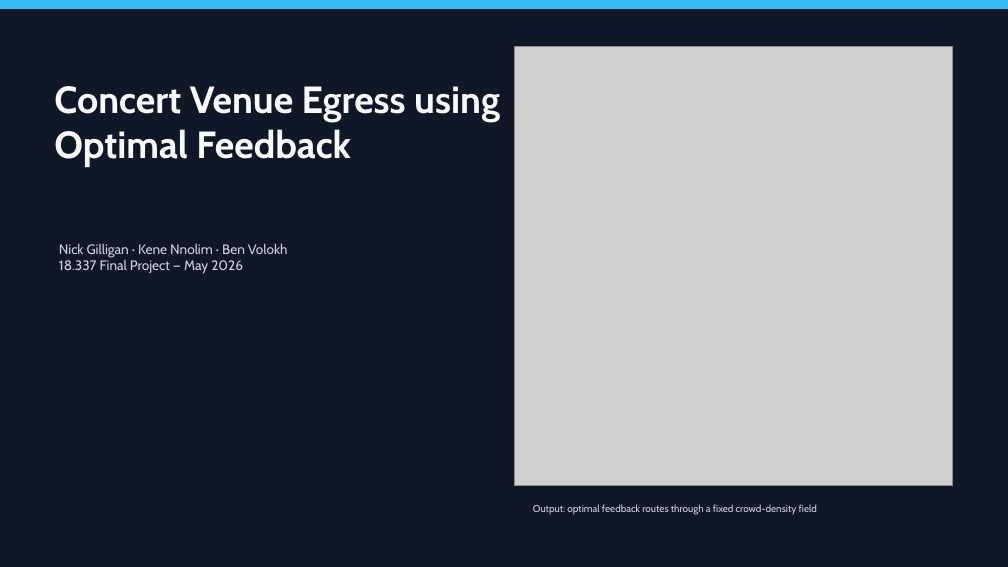
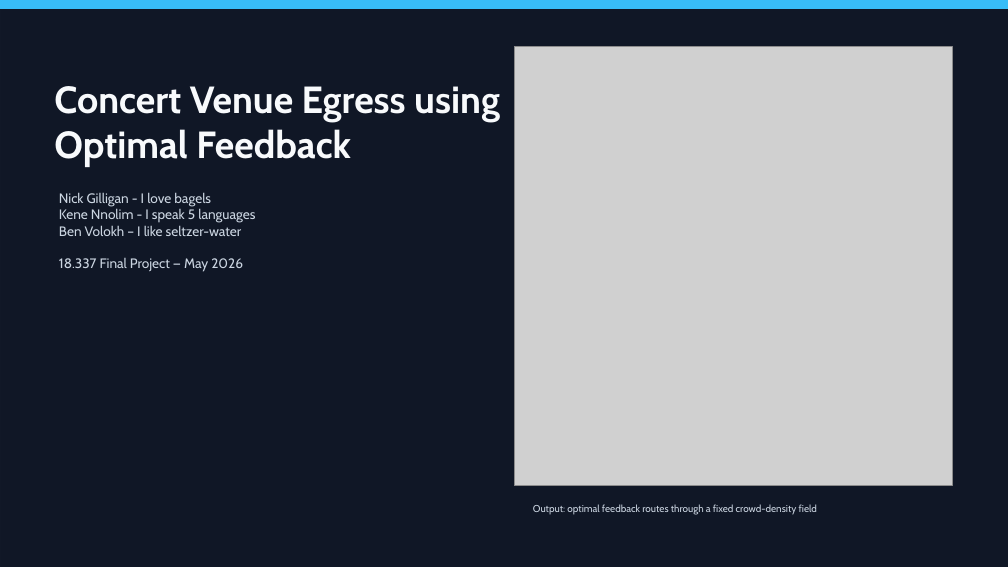
Before and after one commit to Yah-Boi-1/Mean-Field-Crowd-Dynamics, a slide deck: slide 1 of slides (1).pptx. Drawn at 1008x567 pixels with LibreOffice and Linux fonts; fonts in the diff are those of the drawing; grey boxes stand for pictures. Boxes give left, top, right and bottom in pixels: in the first picture for what was removed or moved away, otherwise in the second. Text is boxed around its words. In the diff, an @@ line names an element or a change of style, - is before the commit and + after.

```diff
--- a/slides (1).pptx
+++ b/slides (1).pptx
@@ text "Nick Gilligan - I love ...": place and size @@
-text "Nick Gilligan - I love ..." at (59, 243, 288, 274)
+text "Nick Gilligan - I love ..." at (59, 192, 255, 272)
@@ text at (59, 192, 255, 236): text changed @@
-Nick Gilligan · Kene Nnolim · Ben Volokh
+Nick Gilligan - I love bagels
+Kene Nnolim - I speak 5 languages
+Ben Volokh – I like seltzer-water
```
Also in this commit, not shown: 1 other slide changed.
